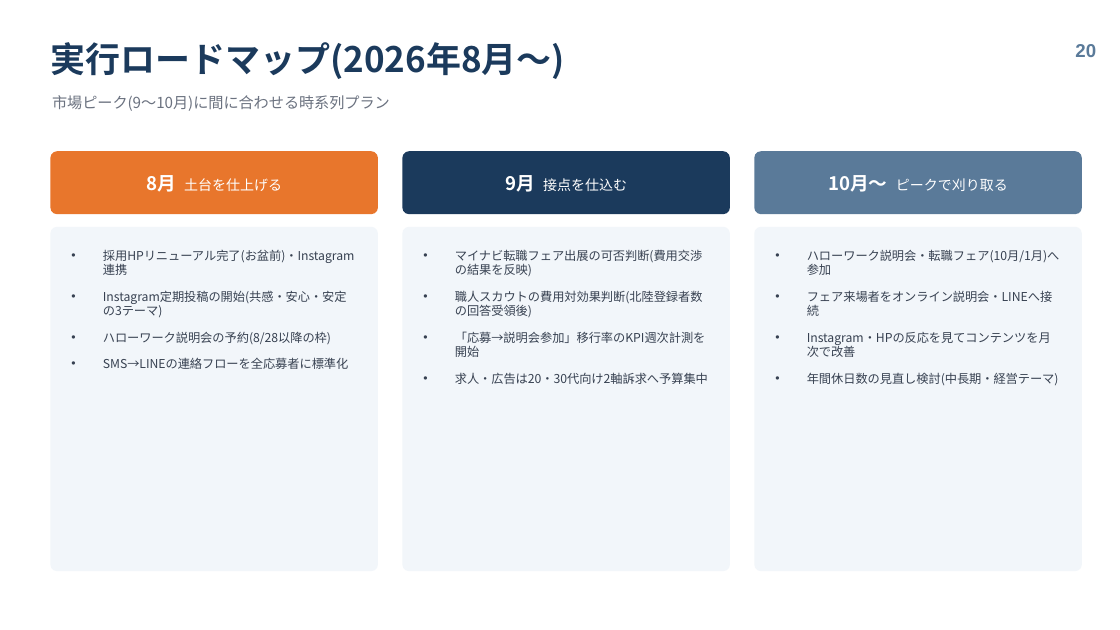
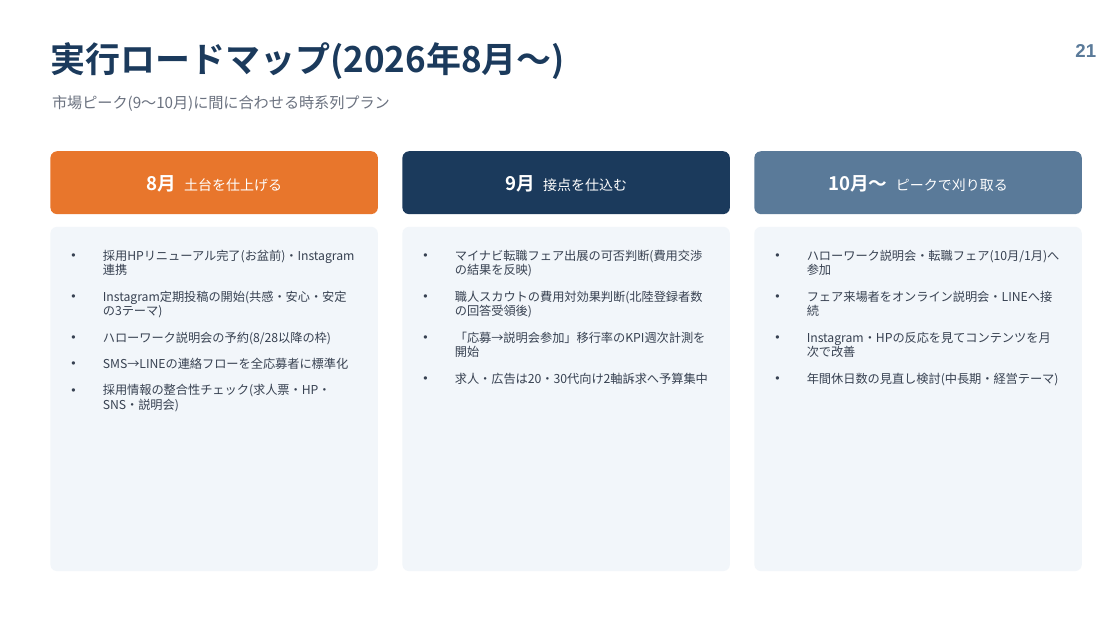
Before and after one commit to talenco0701/agency-agents, a slide deck: slide 21 of reports/matsushita-kogyo/松下工業様_採用強化支援_総括レポート.pptx (slide 20 before the commit). Drawn at 1120x630 pixels with LibreOffice and Linux fonts; fonts in the diff are those of the drawing. Boxes give left, top, right and bottom in pixels: in the first picture for what was removed or moved away, otherwise in the second. Text is boxed around its words. In the diff, an @@ line names an element or a change of style, - is before the commit and + after.

```diff
--- a/reports/matsushita-kogyo/松下工業様_採用強化支援_総括レポート.pptx
+++ b/reports/matsushita-kogyo/松下工業様_採用強化支援_総括レポート.pptx
@@ text at [1075, 44, 1096, 57]: text changed @@
-20
+21
@@ text at [103, 383, 331, 411]: paragraph added @@
+• 採用情報の整合性チェック(求人票・HP・SNS・説明会)
```
Also in this commit, not shown: 5 other slides changed, 1 slide added, 1 other file.
